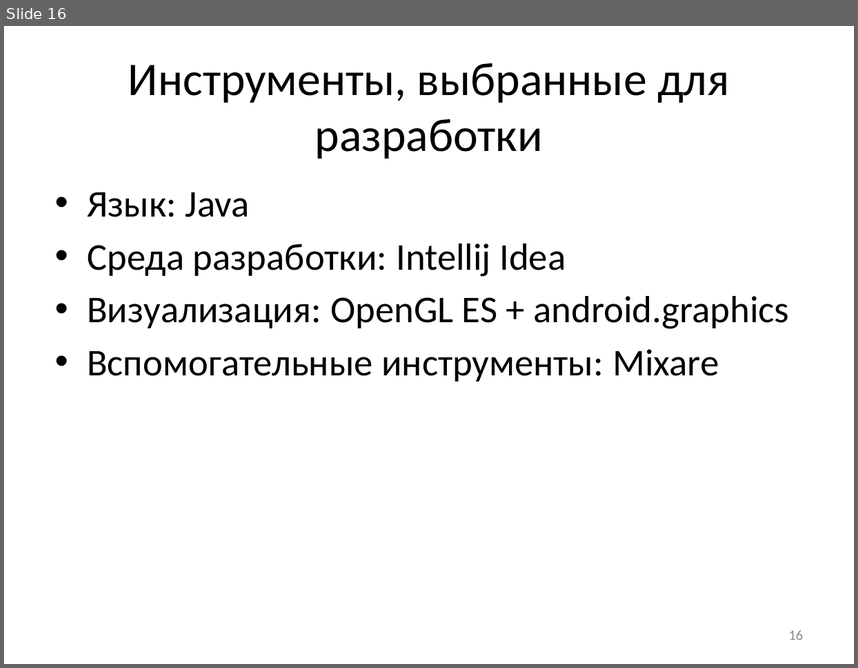
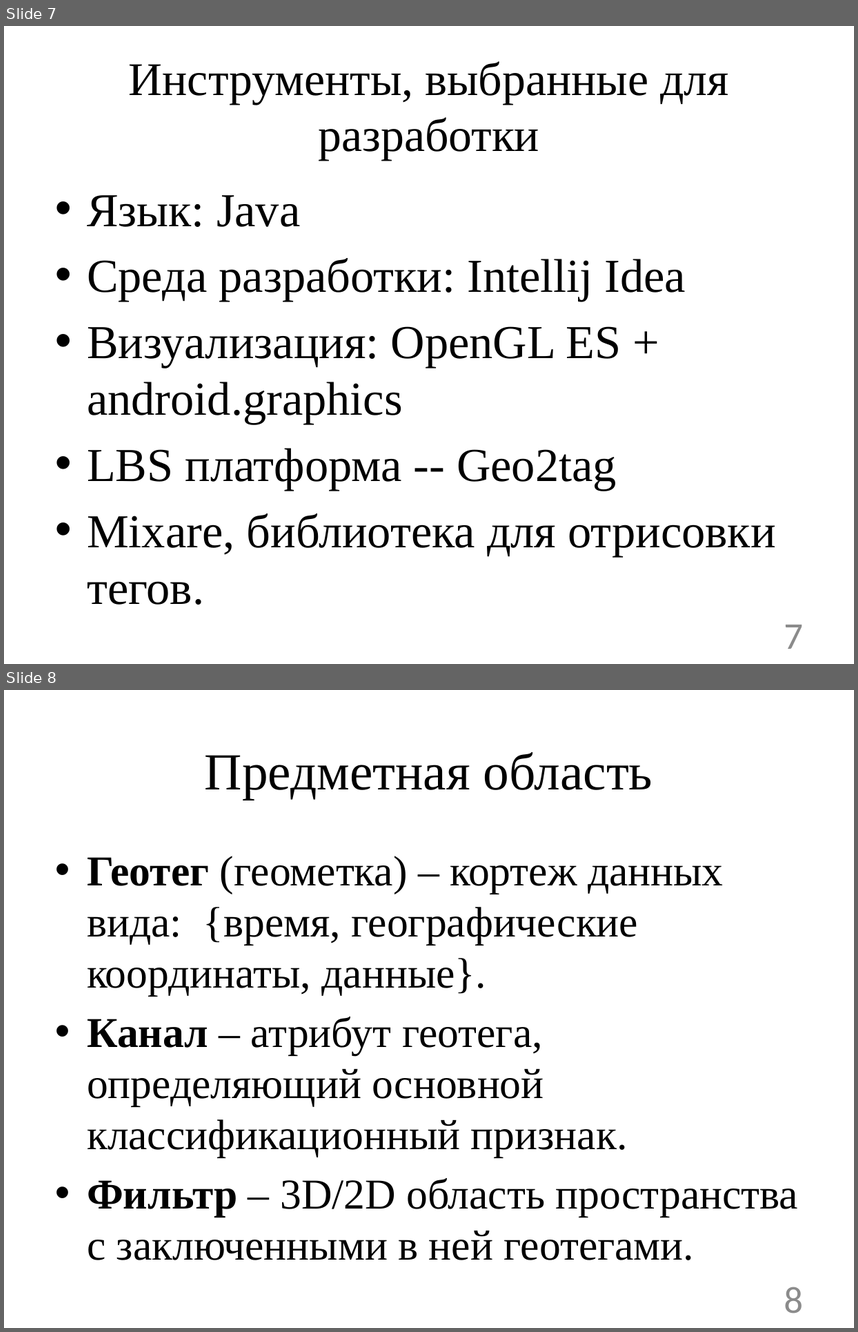
Before and after one commit to geo2tag/geocube, a slide deck: Диплом презентация.pptx. Shown one above the other, each under a label of ours: slide 16 before the commit, slides 7 and 8 after it. The pictures are 858x668 and 858x1332 pixels, drawn with LibreOffice and Linux fonts; fonts in the diff are those of the drawing. Boxes give left, top, right and bottom in pixels: in the first picture for what was removed or moved away, otherwise in the second. Text is boxed around its words. In the diff, an @@ line names an element or a change of style, - is before the commit and + after.

```diff
--- a/Диплом презентация.pptx
+++ b/Диплом презентация.pptx
@@ slide 8 added at box(4, 690, 854, 1328), background #FFFFFF @@
@@ title added at box(205, 752, 653, 799), 44 pt, text #000000 @@
+Предметная область
@@ text added at box(87, 856, 799, 1260), 36 pt, text #000000 @@
+• Геотег (геометка) – кортеж данных вида: {время, географические координаты, данные}.
+• Канал – атрибут геотега, определяющий основной классификационный признак.
+• Фильтр – 3D/2D область пространства с заключенными в ней геотегами.
@@ page number added at box(784, 1286, 803, 1313), 32 pt, text #8C8C8C @@
+8
@@ what was slide 16 is now slide 7 @@
@@ slide 7 changed as well @@
@@ title "Инструменты, выбранные для разработки" at box(129, 61, 728, 160): font Calibri to Times New Roman @@
@@ text at box(87, 195, 686, 424): size 32 to 40 pt, font Calibri to Times New Roman in "Язык: Java", "Среда разработки: Intellij Idea", "Визуализация: OpenGL ES + android.graphics"; more space between paragraphs @@
@@ text at box(87, 448, 775, 604): text changed; size 32 to 40 pt; font Calibri to Times New Roman @@
-• Вспомогательные инструменты: Mixare
+• LBS платформа -- Geo2tag
+• Mixare, библиотека для отрисовки тегов.
@@ page number at box(784, 624, 803, 648): text changed; size 12 to 32 pt @@
-16
+7
```
Also in this commit, not shown: 6 other slides changed, 8 other slides added, 14 slides removed.
